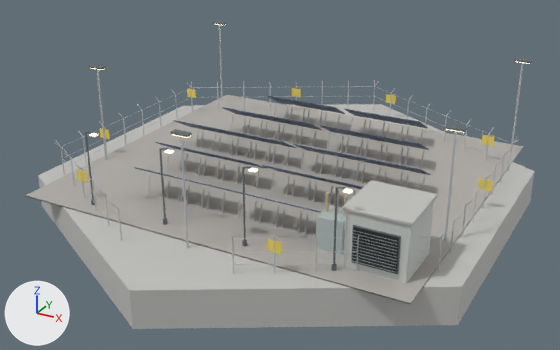
An edit to the glTF model native/godot/assets/art/blender/solarFarm.glb, drawn before and after from the same camera.
Rendered twice from a 50 mm lens placed at (16.7, -31.1, 15.5), pointed at (0.0, -0.7, 0.3). The lights are fixed; the arrows at lower left show +X, +Y and +Z. The older version comes first. Vertices at exactly the same position are counted once.

Objects in the first picture: 'cladding', 'dark', 'gravel', 'hazard', 'metal', 'solar', 'steel_dark', 'turf', 'wall_concrete' and 2 more.
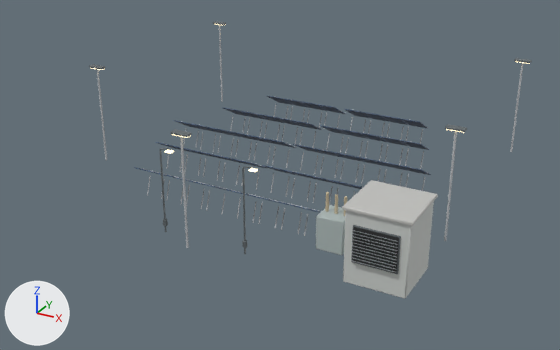
Edits to the bpy script that builds the scene:
```text
Change me_cladding:
    used by ob_cladding; location = (0.0, 0.0, 0.0)
    remove me_cladding.from_pydata(...)  # 24 vertices, 44 faces; spans x 6.2..8.8, y -7.0..-4.4, z 0.1..2.6
    add me_cladding.from_pydata(...)  # 24 vertices, 44 faces; spans x 6.2..8.8, y -7.0..-4.4, z -0.55..2.6
    me_cladding part 1: all 12 vertices in x 6.2..8.8, y -7.0..-4.4, z 0.1..0.14 are moved by (0.0, 0.0, -0.65)
Change me_metal:
    used by ob_metal; location = (0.0, 0.0, 0.0)
    remove me_metal.from_pydata(...)  # 4032 vertices, 6300 faces; spans x -9.8..9.8, y -9.7..11.3, z 0.1..5.0
    add me_metal.from_pydata(...)  # 2496 vertices, 3772 faces; spans x -9.1..9.1, y -8.7..8.2, z 0.1..5.0
    me_metal part 2: 101 loose pieces with 1536 vertices, spanning x -9.8..9.8, y -9.7..11.3, z 0.1..1.9, are deleted
Change me_steel_dark:
    used by ob_steel_dark; location = (0.0, 0.0, 0.0)
    verts and faces of me_steel_dark; kept vertices keep their numbers, new ones are numbered from 296
    before: 62 (-2.0, -7.4, 0.1), 64 (-2.0, -7.4, 0.1) at pixel (166, 224), 66 (-2.0, -7.4, 0.1) at pixel (165, 224), 68 (-2.0, -7.4, 0.1) at pixel (164, 224), 70 (-2.0, -7.4, 0.1)
    before: 72 (-2.0, -7.4, 0.1)
    before: 100 (2.0, -7.4, 0.1), 102 (2.0, -7.4, 0.1), 104 (2.0, -7.4, 0.1) at pixel (245, 246), 106 (2.0, -7.4, 0.1), 108 (2.0, -7.4, 0.1) at pixel (243, 245)
    before: 110 (2.0, -7.4, 0.1)
    remove me_steel_dark.from_pydata(...)  # 296 vertices, 520 faces; spans x -9.4..9.4, y -8.8..8.4, z 0.1..5.1
    add me_steel_dark.from_pydata(...)  # 220 vertices, 392 faces; spans x -9.4..9.4, y -8.8..8.4, z -0.2..5.1
    me_steel_dark part 3: 6 loose pieces with 76 vertices, spanning x -6.1..6.4, y -7.5..-7.3, z 0.1..3.7, are deleted
    me_steel_dark part 4
    add for i in [62, 64, 66, 68, 70, 72]: verts[i] += (0.0, 0.0, -0.3)
    me_steel_dark part 5
    add for i in [100, 102, 104, 106, 108, 110]: verts[i] += (0.0, 0.0, -0.3)
Change me_wall_concrete:
    used by ob_wall_concrete; location = (0.0, 0.0, 0.0)
    remove me_wall_concrete.from_pydata(...)  # 36 vertices, 64 faces; spans x -10.7..10.7, y -12.3..12.3, z -1.6..2.8
    add me_wall_concrete.from_pydata(...)  # 24 vertices, 44 faces; spans x 6.1..8.9, y -7.1..-4.3, z 2.6..2.8
    me_wall_concrete part 6: the loose piece of 12 vertices spanning x -10.7..10.7, y -12.3..12.3, z -1.6..0.1 is deleted
Remove ob_gravel:
    ob_gravel = bpy.data.objects.new('gravel', me_gravel)
    ob_gravel.location = (0.0, 0.0, 0.0)
Remove ob_hazard:
    ob_hazard = bpy.data.objects.new('hazard', me_hazard)
    ob_hazard.location = (0.0, 0.0, 0.0)
Remove ob_turf:
    ob_turf = bpy.data.objects.new('turf', me_turf)
    ob_turf.location = (0.0, 0.0, 0.0)
```

Location of each change, [x1, y1, x2, y2] in pixels of the pictures (560 x 350 px; the box of a moved part takes in the faces that stretch with it):
'gravel', deleted
    before: [25, 95, 523, 304]
'wall_concrete', reshaped (81% narrower, 79% shorter)
    before: [38, 104, 535, 329]
    after: [342, 180, 438, 226]
'metal', reshaped (9% narrower)
    before: [54, 25, 524, 274]
    after: [97, 25, 524, 273]
'steel_dark', reshaped
    before: [85, 21, 532, 274]
    after: [89, 21, 532, 274]
'hazard', deleted
    before: [77, 88, 495, 254]
'turf', deleted
    before: [31, 149, 522, 304]
part 1 of me_cladding, moved or reshaped
    before: [343, 202, 434, 283]
    after: [343, 202, 434, 299]
part 2 of me_metal, deleted
    before: [54, 80, 519, 274]
part 3 of me_steel_dark, deleted
    before: [85, 131, 347, 271]
part 4 of me_steel_dark, moved or reshaped
    before: [159, 149, 166, 219]
    after: [159, 149, 167, 232]
part 5 of me_steel_dark, moved or reshaped
    before: [242, 168, 246, 241]
    after: [242, 168, 246, 254]
part 6 of me_wall_concrete, deleted
    before: [38, 104, 535, 329]
